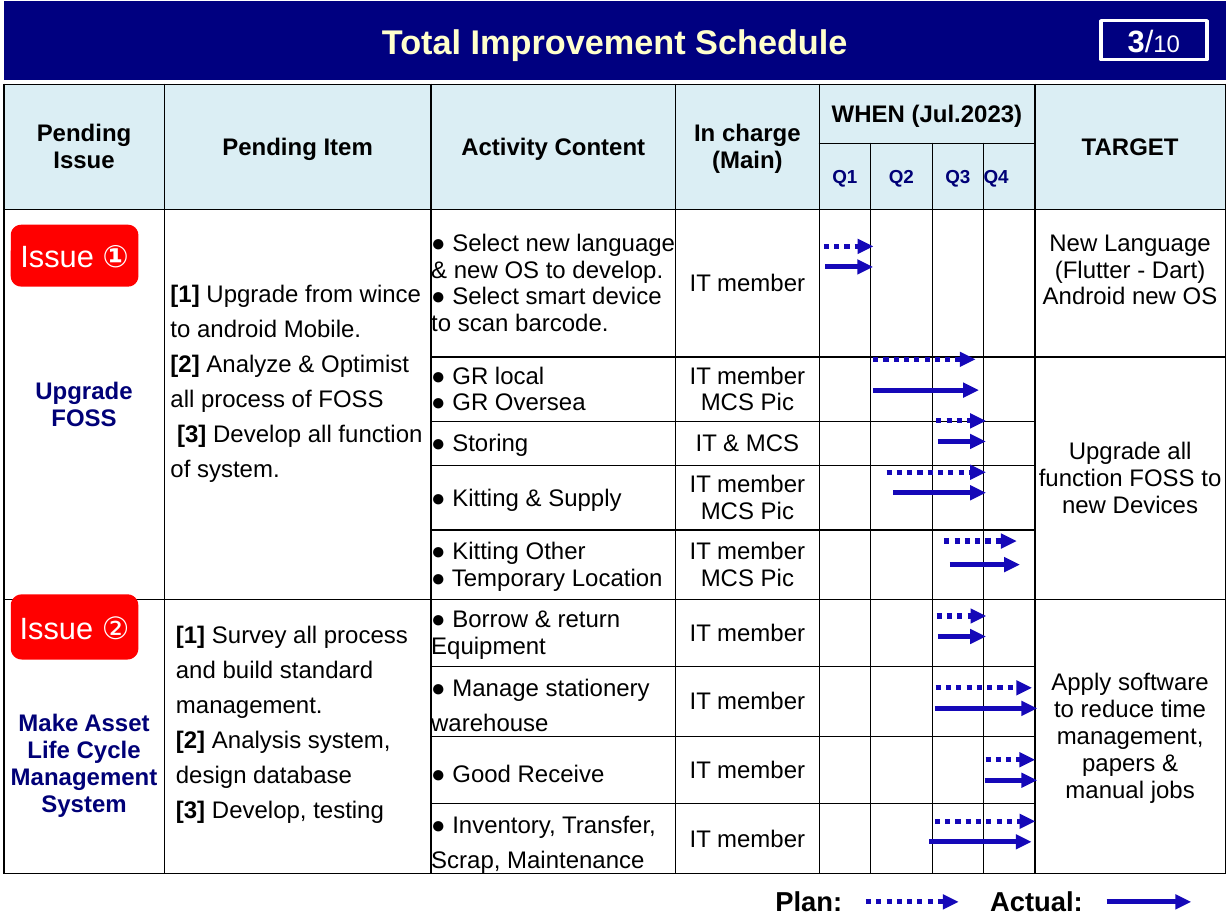
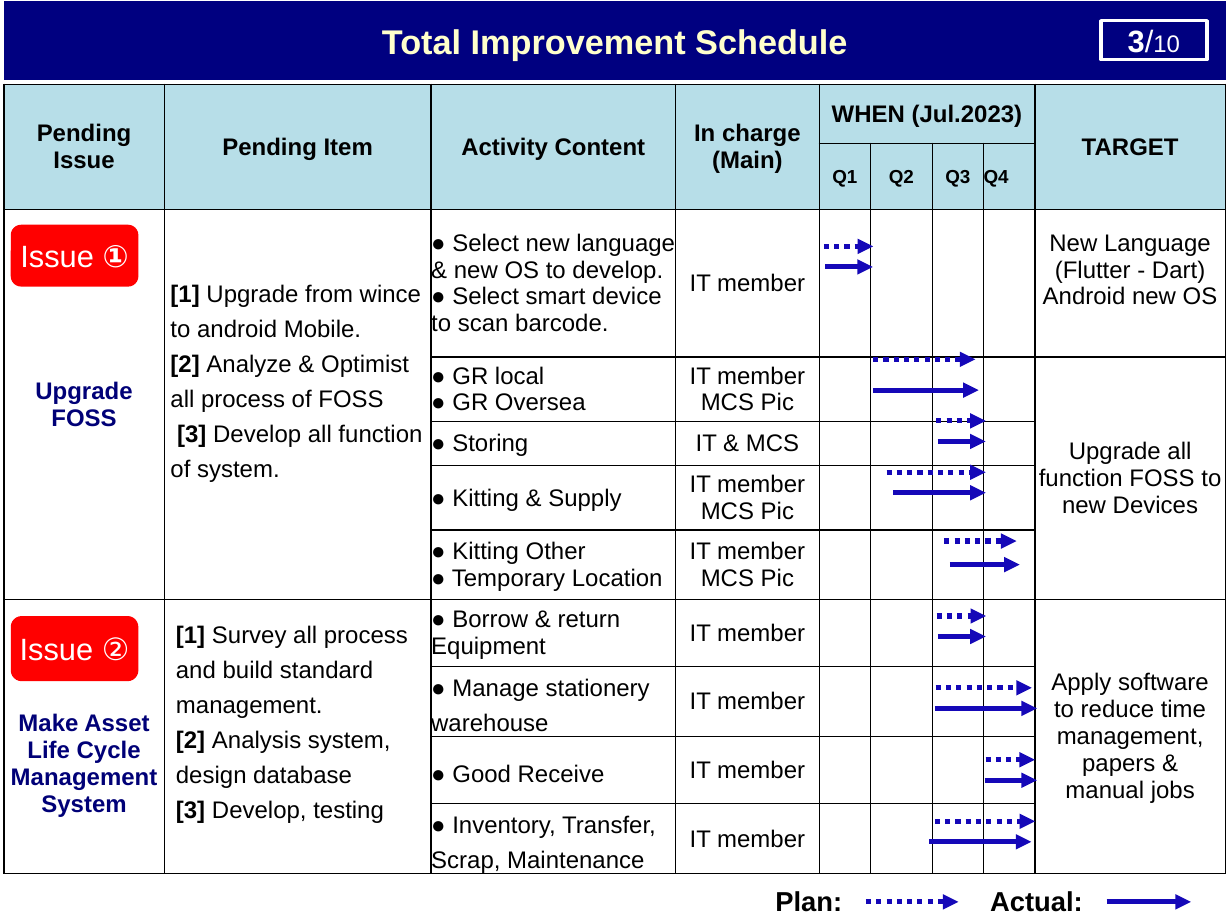
Before and after one commit to thietbicongnghevietnam/ReportPSNV, a slide deck: slide 4 of Report_test.pptx. Drawn at 1232x924 pixels with LibreOffice and Linux fonts; fonts in the diff are those of the drawing. Boxes give left, top, right and bottom in pixels: in the first picture for what was removed or moved away, otherwise in the second. Text is boxed around its words. In the diff, an @@ line names an element or a change of style, - is before the commit and + after.

```diff
--- a/Report_test.pptx
+++ b/Report_test.pptx
@@ table at [4,84,1227,878] @@
@@ fill #DBEEF4 to #B7DEE8 in 10 cells @@
@@ text colour #000077 to #000000 in "Q1", "Q2", "Q3", "Q4" @@
@@ rounded rectangle "Issue ②": place and size @@
-rounded rectangle "Issue ②" at [10,594,139,660]
+rounded rectangle "Issue ②" at [10,617,139,682]
```
Also in this commit, not shown: 8 other slides changed.
